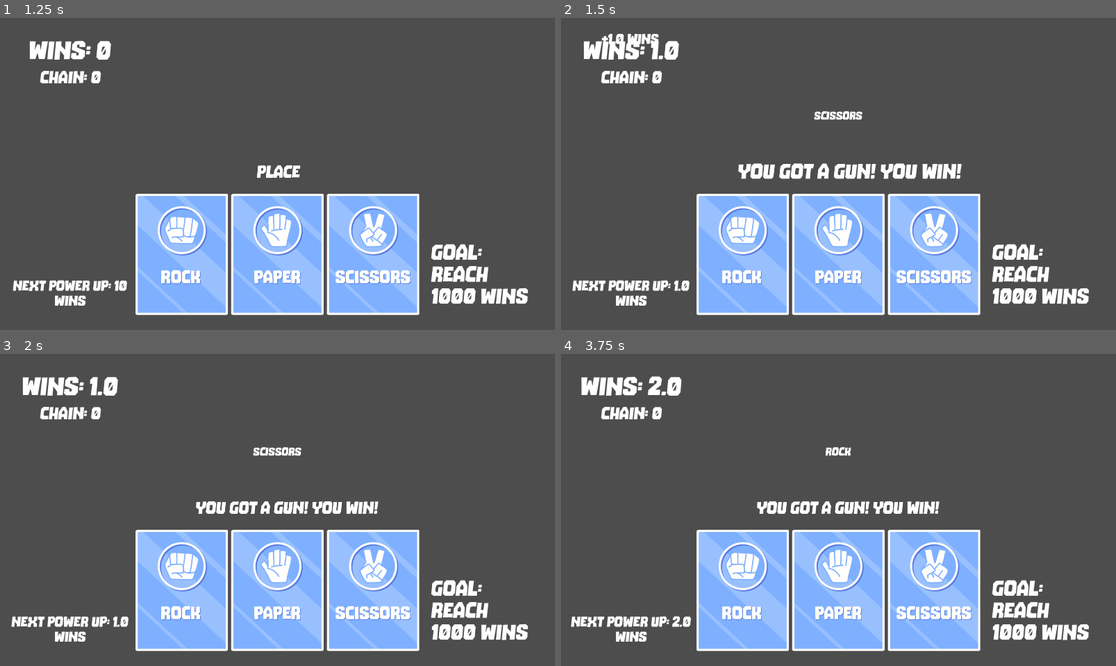
Above: before the commit, frames 1-4 (two rows, left to right).
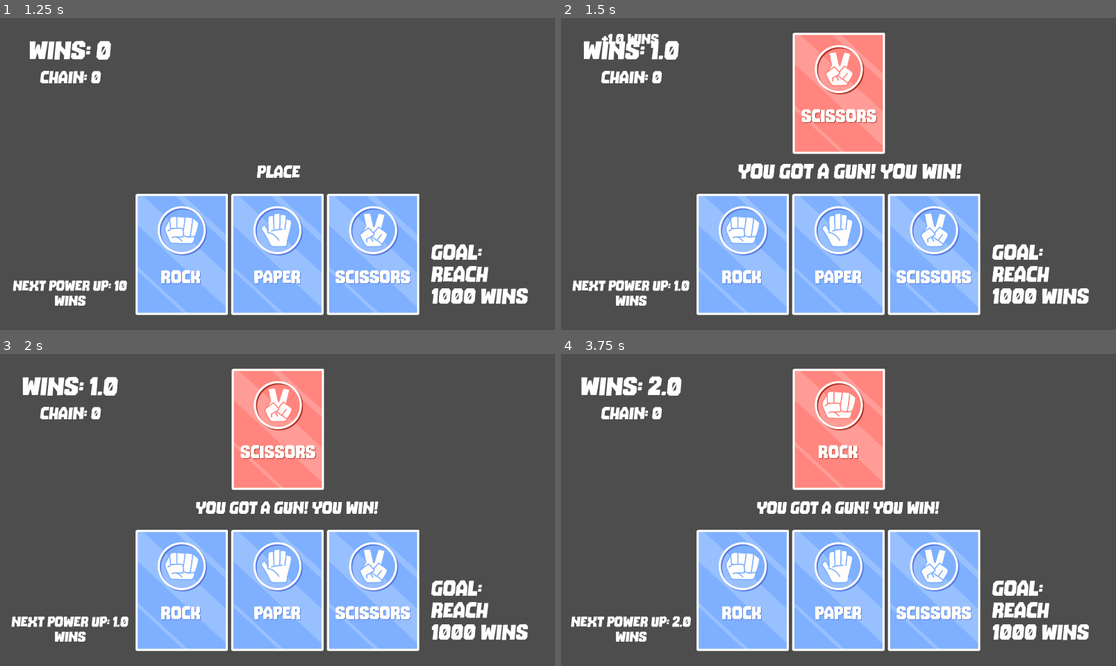
Above: after the commit, the same moments.

Repository: cinpear/rock-paper-scissors-shoot
Game: Godot game, scene res://start.tscn
Same seed, same stepped clock (60 frames per second), same inputs: the game is played once before the commit and once after it.
Inputs (mouse positions are in pixels of both pictures, inside the frame that each line leads up to):
- Up to frame 1 (1.25 s): click "Start Game" at 0.5 s
- Up to frame 2 (1.5 s): click (744, 255) at 1.25 s
- Up to frame 3 (2 s): no input
- Up to frame 4 (3.75 s): tap Enter at 2 s; move the mouse to (960, 494) at 2.02 s; click (838, 591) at 2.75 s; click "5 +10% chance to make a tie a…" at 3.5 s

Frame 1 is identical in both runs. In frame 2, 6.5% of the frame differs, in the area x 41-59%, y 4-44%; in frame 3, 6.5%; in frame 4, 6.5%.

Commit message:
made the opposing card show up

Diff:
--- a/control.gd
+++ b/control.gd
@@ -81,8 +81,10 @@
 		$game/Label4.text = "Paper"
 	else:
 		$game/Label4.text = "Scissors"
-	$game/cardBack/chosenCard.frame = frame
-	$game/AnimationPlayer.play("cardFlip")
+	if $game/chosenCard.visible == false:
+		$game/chosenCard.visible = true
+	$game/chosenCard.frame = frame
+	# $game/AnimationPlayer.play("cardFlip")
 
 # Chose rock
 func _on_button_pressed() -> void:
--- a/control.tscn
+++ b/control.tscn
@@ -31,8 +31,8 @@
 
 [sub_resource type="AnimationLibrary" id="AnimationLibrary_fkoq3"]
 _data = {
-"RESET": SubResource("Animation_6isye"),
-"showResult": SubResource("Animation_j52gl")
+&"RESET": SubResource("Animation_6isye"),
+&"showResult": SubResource("Animation_j52gl")
 }
 
 [sub_resource type="SpriteFrames" id="SpriteFrames_07cno"]
@@ -69,7 +69,7 @@
 tracks/1/type = "value"
 tracks/1/imported = false
 tracks/1/enabled = true
-tracks/1/path = NodePath("../cardBack/chosenCard:z_index")
+tracks/1/path = NodePath("../chosenCard:z_index")
 tracks/1/interp = 1
 tracks/1/loop_wrap = true
 tracks/1/keys = {
@@ -108,7 +108,7 @@
 tracks/1/type = "value"
 tracks/1/imported = false
 tracks/1/enabled = true
-tracks/1/path = NodePath("../cardBack/chosenCard:z_index")
+tracks/1/path = NodePath("../chosenCard:z_index")
 tracks/1/interp = 1
 tracks/1/loop_wrap = true
 tracks/1/keys = {
@@ -132,8 +132,23 @@
 
 [sub_resource type="AnimationLibrary" id="AnimationLibrary_1moit"]
 _data = {
-"RESET": SubResource("Animation_ku418"),
-"cardFlip": SubResource("Animation_cduwm")
+&"RESET": SubResource("Animation_ku418"),
+&"cardFlip": SubResource("Animation_cduwm")
+}
+
+[sub_resource type="Animation" id="Animation_phc0x"]
+length = 0.001
+tracks/0/type = "value"
+tracks/0/imported = false
+tracks/0/enabled = true
+tracks/0/path = NodePath(".:position")
+tracks/0/interp = 1
+tracks/0/loop_wrap = true
+tracks/0/keys = {
+"times": PackedFloat32Array(0),
+"transitions": PackedFloat32Array(1),
+"update": 0,
+"values": [Vector2(466, 608)]
 }
 
 [sub_resource type="Animation" id="Animation_xoudg"]
@@ -152,25 +167,10 @@
 "values": [Vector2(466, 1160), Vector2(466, 690), Vector2(466, 588), Vector2(466, 608)]
 }
 
-[sub_resource type="Animation" id="Animation_phc0x"]
-length = 0.001
-tracks/0/type = "value"
-tracks/0/imported = false
-tracks/0/enabled = true
-tracks/0/path = NodePath(".:position")
-tracks/0/interp = 1
-tracks/0/loop_wrap = true
-tracks/0/keys = {
-"times": PackedFloat32Array(0),
-"transitions": PackedFloat32Array(1),
-"update": 0,
-"values": [Vector2(466, 608)]
-}
-
 [sub_resource type="AnimationLibrary" id="AnimationLibrary_t6fw1"]
 _data = {
-"RESET": SubResource("Animation_phc0x"),
-"slideInBottom": SubResource("Animation_xoudg")
+&"RESET": SubResource("Animation_phc0x"),
+&"slideInBottom": SubResource("Animation_xoudg")
 }
 
 [sub_resource type="Animation" id="Animation_jabyt"]
@@ -254,8 +254,23 @@
 
 [sub_resource type="AnimationLibrary" id="AnimationLibrary_lnc4s"]
 _data = {
-"RESET": SubResource("Animation_jabyt"),
-"winUpdate": SubResource("Animation_lgsrp")
+&"RESET": SubResource("Animation_jabyt"),
+&"winUpdate": SubResource("Animation_lgsrp")
+}
+
+[sub_resource type="Animation" id="Animation_vuqd8"]
+length = 0.001
+tracks/0/type = "value"
+tracks/0/imported = false
+tracks/0/enabled = true
+tracks/0/path = NodePath(".:position")
+tracks/0/interp = 1
+tracks/0/loop_wrap = true
+tracks/0/keys = {
+"times": PackedFloat32Array(0),
+"transitions": PackedFloat32Array(1),
+"update": 0,
+"values": [Vector2(1492, 779)]
 }
 
 [sub_resource type="Animation" id="Animation_7kmh6"]
@@ -274,25 +289,37 @@
 "values": [Vector2(1964, 779), Vector2(1476, 779), Vector2(1492, 779)]
 }
 
-[sub_resource type="Animation" id="Animation_vuqd8"]
-length = 0.001
-tracks/0/type = "value"
-tracks/0/imported = false
-tracks/0/enabled = true
-tracks/0/path = NodePath(".:position")
-tracks/0/interp = 1
-tracks/0/loop_wrap = true
-tracks/0/keys = {
-"times": PackedFloat32Array(0),
-"transitions": PackedFloat32Array(1),
-"update": 0,
-"values": [Vector2(1492, 779)]
-}
-
 [sub_resource type="AnimationLibrary" id="AnimationLibrary_2rqqu"]
 _data = {
-"RESET": SubResource("Animation_vuqd8"),
-"slideInRight": SubResource("Animation_7kmh6")
+&"RESET": SubResource("Animation_vuqd8"),
+&"slideInRight": SubResource("Animation_7kmh6")
+}
+
+[sub_resource type="Animation" id="Animation_ni6sd"]
+length = 0.001
+tracks/0/type = "value"
+tracks/0/imported = false
+tracks/0/enabled = true
+tracks/0/path = NodePath("../Label:position")
+tracks/0/interp = 1
+tracks/0/loop_wrap = true
+tracks/0/keys = {
+"times": PackedFloat32Array(0),
+"transitions": PackedFloat32Array(1),
+"update": 0,
+"values": [Vector2(30, 53)]
+}
+tracks/1/type = "value"
+tracks/1/imported = false
+tracks/1/enabled = true
+tracks/1/path = NodePath(".:position")
+tracks/1/interp = 1
+tracks/1/loop_wrap = true
+tracks/1/keys = {
+"times": PackedFloat32Array(0),
+"transitions": PackedFloat32Array(1),
+"update": 0,
+"values": [Vector2(94, 142)]
 }
 
 [sub_resource type="Animation" id="Animation_rfd0d"]
@@ -323,37 +350,25 @@
 "values": [Vector2(94, -71), Vector2(94, 175), Vector2(94, 162)]
 }
 
-[sub_resource type="Animation" id="Animation_ni6sd"]
-length = 0.001
-tracks/0/type = "value"
-tracks/0/imported = false
-tracks/0/enabled = true
-tracks/0/path = NodePath("../Label:position")
-tracks/0/interp = 1
-tracks/0/loop_wrap = true
-tracks/0/keys = {
-"times": PackedFloat32Array(0),
-"transitions": PackedFloat32Array(1),
-"update": 0,
-"values": [Vector2(30, 53)]
-}
-tracks/1/type = "value"
-tracks/1/imported = false
-tracks/1/enabled = true
-tracks/1/path = NodePath(".:position")
-tracks/1/interp = 1
-tracks/1/loop_wrap = true
-tracks/1/keys = {
-"times": PackedFloat32Array(0),
-"transitions": PackedFloat32Array(1),
-"update": 0,
-"values": [Vector2(94, 142)]
-}
-
 [sub_resource type="AnimationLibrary" id="AnimationLibrary_umuia"]
 _data = {
-"RESET": SubResource("Animation_ni6sd"),
-"slideInTop": SubResource("Animation_rfd0d")
+&"RESET": SubResource("Animation_ni6sd"),
+&"slideInTop": SubResource("Animation_rfd0d")
+}
+
+[sub_resource type="Animation" id="Animation_kahmi"]
+length = 0.001
+tracks/0/type = "value"
+tracks/0/imported = false
+tracks/0/enabled = true
+tracks/0/path = NodePath(".:position")
+tracks/0/interp = 1
+tracks/0/loop_wrap = true
+tracks/0/keys = {
+"times": PackedFloat32Array(0),
+"transitions": PackedFloat32Array(1),
+"update": 0,
+"values": [Vector2(-471, 885)]
 }
 
 [sub_resource type="Animation" id="Animation_c43j3"]
@@ -372,25 +387,10 @@
 "values": [Vector2(-471, 885), Vector2(37, 885), Vector2(25, 885)]
 }
 
-[sub_resource type="Animation" id="Animation_kahmi"]
-length = 0.001
-tracks/0/type = "value"
-tracks/0/imported = false
-tracks/0/enabled = true
-tracks/0/path = NodePath(".:position")
-tracks/0/interp = 1
-tracks/0/loop_wrap = true
-tracks/0/keys = {
-"times": PackedFloat32Array(0),
-"transitions": PackedFloat32Array(1),
-"update": 0,
-"values": [Vector2(-471, 885)]
-}
-
 [sub_resource type="AnimationLibrary" id="AnimationLibrary_1tvmw"]
 _data = {
-"RESET": SubResource("Animation_kahmi"),
-"slideInLeft": SubResource("Animation_c43j3")
+&"RESET": SubResource("Animation_kahmi"),
+&"slideInLeft": SubResource("Animation_c43j3")
 }
 
 [node name="Control" type="Node"]
@@ -419,27 +419,30 @@
 
 [node name="AnimationPlayer" type="AnimationPlayer" parent="game/Label5"]
 libraries = {
-"": SubResource("AnimationLibrary_fkoq3")
-}
+&"": SubResource("AnimationLibrary_fkoq3")
+}
+
+[node name="chosenCard" type="AnimatedSprite2D" parent="game"]
+visible = false
+z_index = -1
+position = Vector2(961, 261)
+sprite_frames = SubResource("SpriteFrames_07cno")
+frame = 2
 
 [node name="cardBack" type="Sprite2D" parent="game"]
 visible = false
 position = Vector2(990, 304)
 texture = ExtResource("3_311i2")
 
-[node name="chosenCard" type="AnimatedSprite2D" parent="game/cardBack"]
-z_index = -1
-sprite_frames = SubResource("SpriteFrames_07cno")
-frame = 2
-
 [node name="AnimationPlayer" type="AnimationPlayer" parent="game"]
 active = false
 root_node = NodePath("../Label4")
 libraries = {
-"": SubResource("AnimationLibrary_1moit")
+&"": SubResource("AnimationLibrary_1moit")
 }
 
 [node name="Label4" type="Label" parent="game"]
+visible = false
 layout_mode = 0
 offset_left = 801.0
 offset_top = 305.0
@@ -476,7 +479,7 @@
 
 [node name="AnimationPlayer" type="AnimationPlayer" parent="game/HBoxContainer"]
 libraries = {
-"": SubResource("AnimationLibrary_t6fw1")
+&"": SubResource("AnimationLibrary_t6fw1")
 }
 
 [node name="updateLabel" type="Label" parent="game"]
@@ -493,7 +496,7 @@
 
 [node name="AnimationPlayer" type="AnimationPlayer" parent="game/updateLabel"]
 libraries = {
-"": SubResource("AnimationLibrary_lnc4s")
+&"": SubResource("AnimationLibrary_lnc4s")
 }
 autoplay = "winUpdate"
 
@@ -534,13 +537,13 @@
 
 [node name="AnimationPlayer" type="AnimationPlayer" parent="game/Label2"]
 libraries = {
-"": SubResource("AnimationLibrary_2rqqu")
+&"": SubResource("AnimationLibrary_2rqqu")
 }
 
 [node name="AnimationPlayer2" type="AnimationPlayer" parent="game"]
 root_node = NodePath("../chainLabel")
 libraries = {
-"": SubResource("AnimationLibrary_umuia")
+&"": SubResource("AnimationLibrary_umuia")
 }
 
 [node name="updateLabel2" type="Label" parent="game"]
@@ -571,7 +574,7 @@
 
 [node name="AnimationPlayer" type="AnimationPlayer" parent="game/Label3"]
 libraries = {
-"": SubResource("AnimationLibrary_1tvmw")
+&"": SubResource("AnimationLibrary_1tvmw")
 }
 
 [node name="ColorRect" type="ColorRect" parent="."]
Not shown: 1 places in control.tscn that only renumber resources
Not shown: 1 places in start.tscn that only renumber resources
